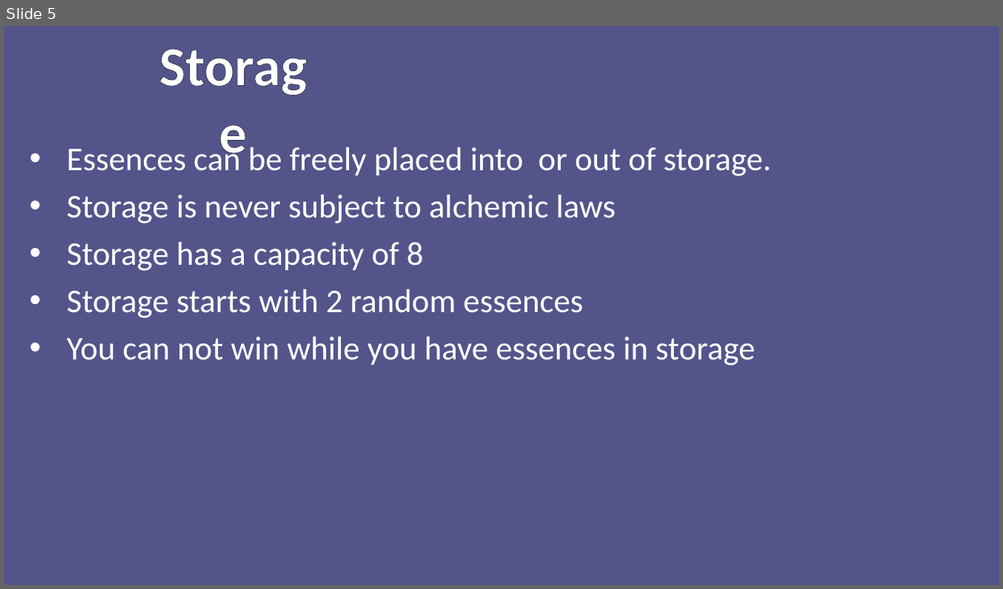
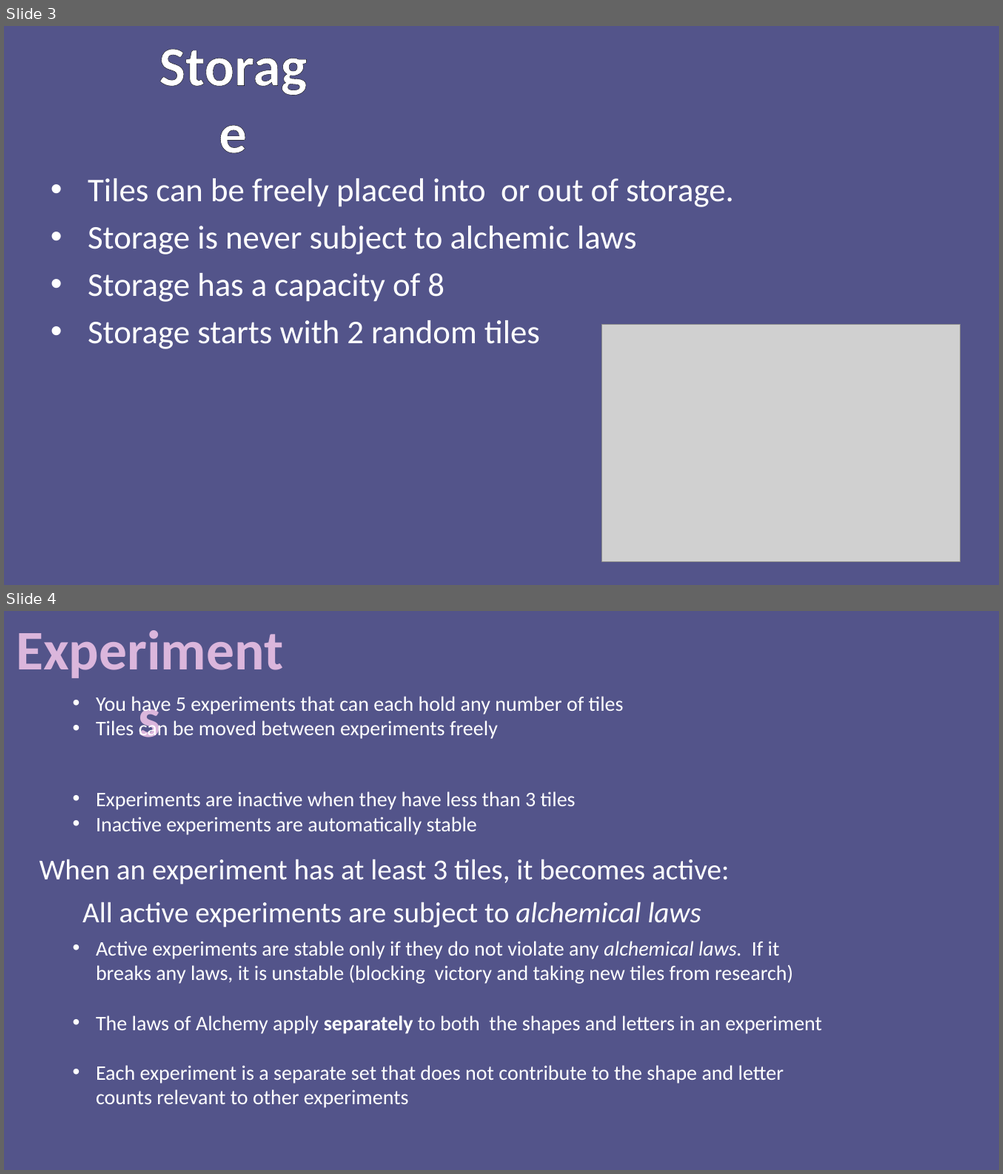
Before and after one commit to ninjacreeper47/Meriam-s-Trial, a slide deck: Assets/How to Play/Instructions.pptx. Shown one above the other, each under a label of ours: slide 5 before the commit, slides 3 and 4 after it. The pictures are 1003x589 and 1003x1174 pixels, drawn with LibreOffice and Linux fonts; fonts in the diff are those of the drawing; grey boxes stand for pictures. Boxes give left, top, right and bottom in pixels: in the first picture for what was removed or moved away, otherwise in the second. Text is boxed around its words. In the diff, an @@ line names an element or a change of style, - is before the commit and + after.

Commit message:
practice experiments part 1

```diff
--- a/Assets/How to Play/Instructions.pptx
+++ b/Assets/How to Play/Instructions.pptx
@@ slide 4 added at box(4, 611, 999, 1170), background #53548A @@
@@ text added at box(96, 696, 623, 739), 20 pt, text #FFFFFF @@
+• You have 5 experiments that can each hold any number of tiles
+• Tiles can be moved between experiments freely
@@ text added at box(190, 697, 296, 715), 54 pt, text pattern #A04DA3 on #DBB6DC, bold @@
+Experiments
@@ text added at box(96, 792, 822, 1108), 20 pt, text #FFFFFF @@
+• Experiments are inactive when they have less than 3 tiles
+• Inactive experiments are automatically stable
+• Active experiments are stable only if they do not violate any alchemical laws. If it breaks any laws, it is unstable (blocking victory and taking new tiles from research)
+• The laws of Alchemy apply separately to both the shapes and letters in an experiment
+• Each experiment is a separate set that does not contribute to the shape and letter counts relevant to other experiments
@@ text added at box(40, 860, 728, 885), 28 pt, text #FFFFFF @@
+When an experiment has at least 3 tiles, it becomes active:
@@ text added at box(82, 903, 701, 928), 28 pt, text #FFFFFF @@
+All active experiments are subject to alchemical laws
@@ what was slide 5 is now slide 3 @@
@@ slide 3 changed as well @@
@@ text "Tiles can be freely placed ...": place and size @@
-text "Tiles can be freely placed ..." at box(67, 143, 771, 366)
+text "Tiles can be freely placed ..." at box(88, 178, 734, 349)
@@ text at box(88, 178, 618, 207): text changed @@
-• Essences can be freely placed into or out of storage.
+• Tiles can be freely placed into or out of storage.
@@ text at box(88, 321, 540, 349): text changed @@
-• Storage starts with 2 random essences
-• You can not win while you have essences in storage
+• Storage starts with 2 random tiles
@@ picture added at box(602, 324, 960, 562) @@
```
Also in this commit, not shown: 4 other slides changed, 1 other slide added, 13 other files.
